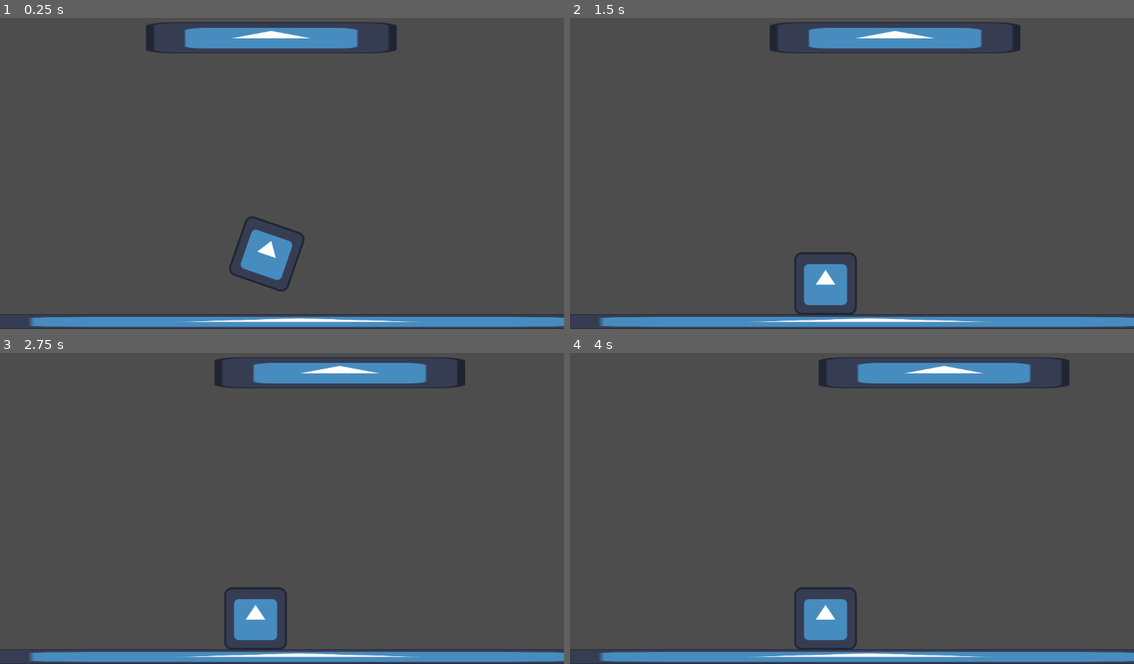
Above: before the commit, frames 1-4 (two rows, left to right).
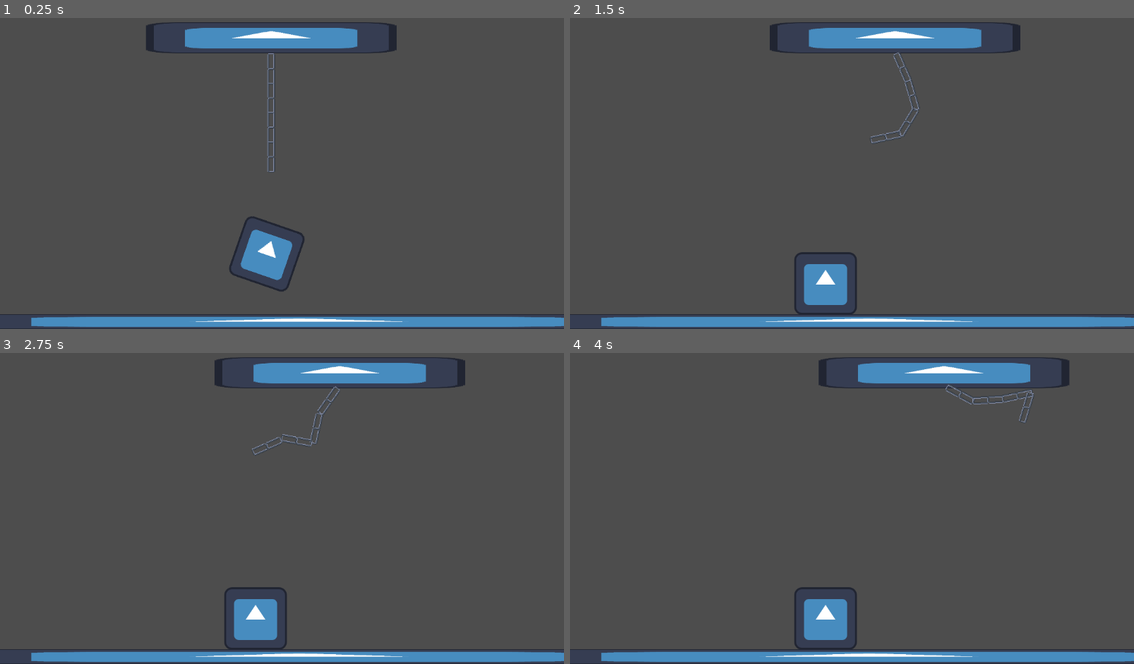
Above: after the commit, the same moments.

Repository: nanodeath/tippy-towers
Game: Godot game, scene res://game.tscn
Same seed, same stepped clock (60 frames per second), same inputs: the game is played once before the commit and once after it. The engine's default icon, where the game draws it, is replaced by a stand-in: a white triangle on a blue panel in a dark square.
Inputs:
- Up to frame 1 (0.25 s): no input
- Up to frame 2 (1.5 s): hold D (move_right) 0.53-1.28 s; hold A (move_left) from 1.28 s (still down)
- Up to frame 3 (2.75 s): release A (move_left) at 2.03 s; hold D (move_right) from 2.03 s (still down)
- Up to frame 4 (4 s): release D (move_right) at 3.53 s; hold A (move_left) from 3.53 s (still down)

The runs differ from the first frame. In frame 1, 0.3% of the frame differs, in the area x 5-99%, y 3-100%; in frame 2, 0.3%; in frame 3, 0.3%; in frame 4, 0.3%.

Commit message:
Chain links.

Diff:
--- a/tippy-towers/game.tscn
+++ b/tippy-towers/game.tscn
@@ -1,15 +1,12 @@
-[gd_scene load_steps=6 format=3 uid="uid://chss5a6j3kny4"]
+[gd_scene load_steps=5 format=3 uid="uid://chss5a6j3kny4"]
 
 [ext_resource type="Texture2D" uid="uid://p5f1hvknc1bl" path="res://icon.svg" id="1_qfxxw"]
-[ext_resource type="Script" path="res://scripts/crane.gd" id="2_50bie"]
+[ext_resource type="PackedScene" uid="uid://d2ytku27cc5of" path="res://scenes/crane.tscn" id="2_j786l"]
 
 [sub_resource type="WorldBoundaryShape2D" id="WorldBoundaryShape2D_yp3k8"]
 
 [sub_resource type="RectangleShape2D" id="RectangleShape2D_kanau"]
 size = Vector2(128, 128)
-
-[sub_resource type="RectangleShape2D" id="RectangleShape2D_aahc5"]
-size = Vector2(512, 64)
 
 [node name="Game" type="Node2D"]
 
@@ -34,15 +31,5 @@
 [node name="CollisionShape2D" type="CollisionShape2D" parent="Block"]
 shape = SubResource("RectangleShape2D_kanau")
 
-[node name="Crane" type="CharacterBody2D" parent="."]
+[node name="Crane" parent="." instance=ExtResource("2_j786l")]
 position = Vector2(554, 52)
-motion_mode = 1
-script = ExtResource("2_50bie")
-speed = 200
-
-[node name="Sprite" type="Sprite2D" parent="Crane"]
-scale = Vector2(4, 0.5)
-texture = ExtResource("1_qfxxw")
-
-[node name="CollisionShape2D" type="CollisionShape2D" parent="Crane"]
-shape = SubResource("RectangleShape2D_aahc5")
--- a/tippy-towers/project.godot
+++ b/tippy-towers/project.godot
@@ -32,4 +32,5 @@
 
 [rendering]
 
+textures/canvas_textures/default_texture_filter=0
 renderer/rendering_method="mobile"
--- /dev/null
+++ b/tippy-towers/scenes/chain_link.tscn
@@ -0,0 +1,19 @@
+[gd_scene load_steps=3 format=3 uid="uid://tlivsympbxyw"]
+
+[ext_resource type="Texture2D" uid="uid://d4hi4pytwekru" path="res://art/chain_link.png" id="1_bo6su"]
+
+[sub_resource type="CapsuleShape2D" id="CapsuleShape2D_ehmj2"]
+height = 64.0
+
+[node name="ChainLink" type="RigidBody2D"]
+position = Vector2(0, 29)
+
+[node name="Sprite" type="Sprite2D" parent="."]
+texture = ExtResource("1_bo6su")
+
+[node name="CollisionShape2D" type="CollisionShape2D" parent="."]
+shape = SubResource("CapsuleShape2D_ehmj2")
+
+[node name="ConnectionToNext" type="PinJoint2D" parent="."]
+position = Vector2(0, 28)
+node_a = NodePath("..")
--- /dev/null
+++ b/tippy-towers/scenes/crane.tscn
@@ -0,0 +1,50 @@
+[gd_scene load_steps=5 format=3 uid="uid://d2ytku27cc5of"]
+
+[ext_resource type="Script" path="res://scripts/crane.gd" id="1_dp2g1"]
+[ext_resource type="Texture2D" uid="uid://p5f1hvknc1bl" path="res://icon.svg" id="2_curog"]
+[ext_resource type="PackedScene" uid="uid://tlivsympbxyw" path="res://scenes/chain_link.tscn" id="3_1rkxp"]
+
+[sub_resource type="RectangleShape2D" id="RectangleShape2D_aahc5"]
+size = Vector2(512, 64)
+
+[node name="Crane" type="CharacterBody2D"]
+motion_mode = 1
+script = ExtResource("1_dp2g1")
+speed = 200
+
+[node name="Sprite" type="Sprite2D" parent="."]
+scale = Vector2(4, 0.5)
+texture = ExtResource("2_curog")
+
+[node name="CollisionShape2D" type="CollisionShape2D" parent="."]
+shape = SubResource("RectangleShape2D_aahc5")
+
+[node name="PinJoint2D" type="PinJoint2D" parent="."]
+position = Vector2(0, 26)
+node_a = NodePath("..")
+node_b = NodePath("../ChainLink")
+
+[node name="ChainLink" parent="." instance=ExtResource("3_1rkxp")]
+position = Vector2(0, 64)
+
+[node name="ConnectionToNext" parent="ChainLink" index="2"]
+node_b = NodePath("../../ChainLink2")
+
+[node name="ChainLink2" parent="." instance=ExtResource("3_1rkxp")]
+position = Vector2(0, 124)
+
+[node name="ConnectionToNext" parent="ChainLink2" index="2"]
+node_b = NodePath("../../ChainLink3")
+
+[node name="ChainLink3" parent="." instance=ExtResource("3_1rkxp")]
+position = Vector2(0, 184)
+
+[node name="ConnectionToNext" parent="ChainLink3" index="2"]
+node_b = NodePath("../../ChainLink4")
+
+[node name="ChainLink4" parent="." instance=ExtResource("3_1rkxp")]
+position = Vector2(0, 244)
+
+[editable path="ChainLink"]
+[editable path="ChainLink2"]
+[editable path="ChainLink3"]
Binary file added: tippy-towers/art/chain_link.aseprite
Binary file added: tippy-towers/art/chain_link.png
Not shown, added: tippy-towers/art/chain_link.png.import
